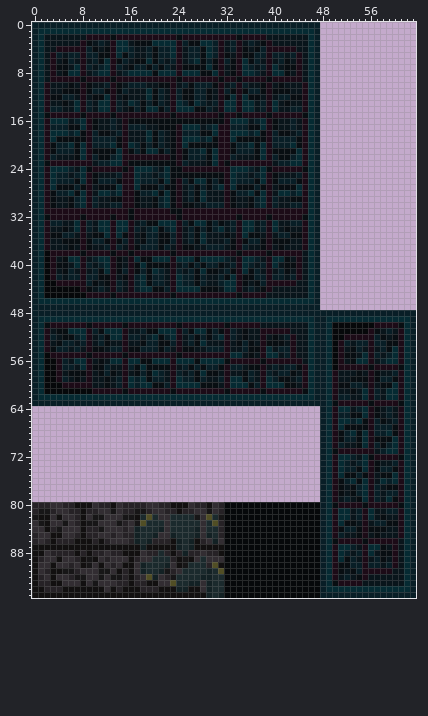
Edited in one commit: sprite sheet (Assets/Sprites/TileSetSmall.png). This is how it looked before the edit.
The file is 64x96 pixels. Colours within 5 levels of each other are drawn and written as one.
Once edited:
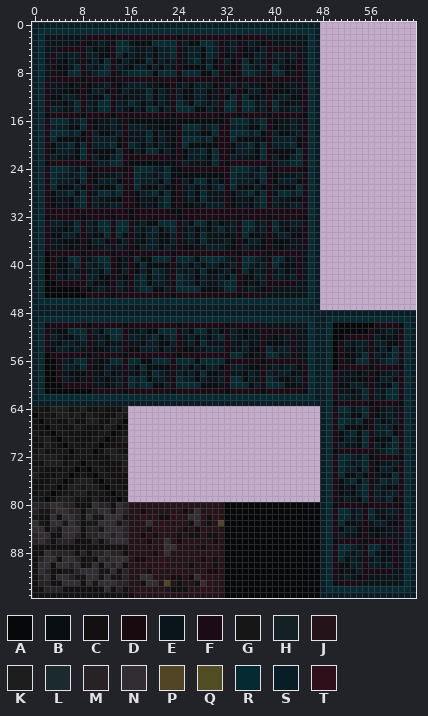
Palette (. is transparent): A #06080a  B #080e12  C #121010  D #190a0f  E #09151b  F #1c0b17  G #171617  H #132124  J #241319  K #1e1d1e  L #1b2a2d  M #262226  N #322d32  P #514525  Q #514e25  R #052a32  S #081e26  T #2f101a
The edit:
@@ x 0..33 @@
 63 SSSSSSSSSSSSSSSSSSSSSSSSSSSSSSSSSS
-64 ..................................
-65 ..................................
-66 ..................................
-67 ..................................
-68 ..................................
-69 ..................................
-70 ..................................
-71 ..................................
-72 ..................................
-73 ..................................
-74 ..................................
-75 ..................................
-76 ..................................
-77 ..................................
-78 ..................................
-79 ..................................
-80 MMMNNMMCCCNMMCNMMMMNNMMCCCNMMCNMAA
-81 MGGMNNMMCMMNNGNMMGGMNNMMCMMNNGNMAA
-82 GCCNCNNMCNGGNNNGGCLQLNNLLLLGNQLGAA
-83 NGCNNGNMCGGNNNGMNGQLLLNLLLLLNLQMAA
-84 NNCMGNNNCMMGNNNMNHLLLHNLLLLHNLLMAA
-85 MNNCCNNMCMMNNMNMMHLLHNNHLLLHNHLMAA
-86 MNMCMMMCCCMCMNNNMHLHMMMCHLHCMNHNAA
-87 CCCCCCCCCCCCCCCCCCHCCCCCHLHCCCCCAA
-88 CCNMMMMCMCMMNMMCCCNMMLMCMHMMNMMCAA
-89 CMNNCNNMCGCNMNNNCMNNLLLMCGCNLNNNAA
-90 CNNCNNMNCGNCNMNCCNHLLLHNCGLLLMQCAA
-91 CNMCCGGMNNNGGNCMCNHLLHGMNLLLLHLQAA
-92 CMNCNNMGGNNGNGGMCMNQHNMGLLLLHHLLAA
-93 CMMCCNNNCNGNNNMMCMMCCNNQLLHHNHLLAA
-94 CCMMMCCCCCCCNCMCCCMMMCCCHHCCNHLLAA
-95 CCCCCCCCCCCCCCCCCCCCCCCCCCCCCHLHAA
+64 GGCKKKCGKCCGCCCK..................
+65 AGGCKKGKCKGCCCKG..................
+66 CAGGCCKCCKKCCKGA..................
+67 CCAGGCCKGCCCKGAC..................
+68 GCCAGGCCCCCGGACG..................
+69 CGKCAGGCCCGGACGK..................
+70 CCKGCAGGCGGACCCC..................
+71 CKCCGGAGGGACKKGC..................
+72 GKKKGCCGGGCCCKKK..................
+73 CCKKKCGGAGGCCCCK..................
+74 GGCCCGGACAGGCCCK..................
+75 KCCCGGACGCAGGCCC..................
+76 CCCGGACKKKCAGGCC..................
+77 CCGGACKKGKKCAGGC..................
+78 CGGACGGKKCGGCAGG..................
+79 GGACKKKCGCKCCCAG..................
+80 MMMNNMMCCCNMMCNMJJJJJJJJJJJJJJJJAA
+81 MGGMNNMMCMMNNGNMJJDJJJJJJDJNJTJJAA
+82 GCCNCNNMCNGGNNNGJJTJJCCTJJNNJCTJAA
+83 NGCNNGNMCGGNNNGMJJJNJTJJJJCNJCJPAA
+84 NNCMGNNNCMMGNNNMJJJCTJJJJCJDJJJJAA
+85 MNNCCNNMCMMNNMNMJJDTCJJJCJCCJCCJAA
+86 MNMCMMMCCCMCMNNNJJJDJJNJDJJJJJDJAA
+87 CCCCCCCCCCCCCCCCJJJJJJNNJJJJCJJJAA
+88 CCNMMMMCMCMMNMMCJJJJCTNJJJJJTJJJAA
+89 CMNNCNNMCGCNMNNNJDDJJJJJJJJJDJCJAA
+90 CNNCNNMNCGNCNMNCJJJJJTJJJJCJJJCJAA
+91 CNMCCGGMNNNGGNCMJJJCTJJJTJJJJDDJAA
+92 CMNCNNMGGNNGNGGMJJNNJJJDCJDNTJJJAA
+93 CMMCCNNNCNGNNNMMJJCNNJPJCJJCNTJJAA
+94 CCMMMCCCCCCCNCMCJJJJJJJCCCJJTJJJAA
+95 CCCCCCCCCCCCCCCCDJJJJJJJJJJJJJJJAA
